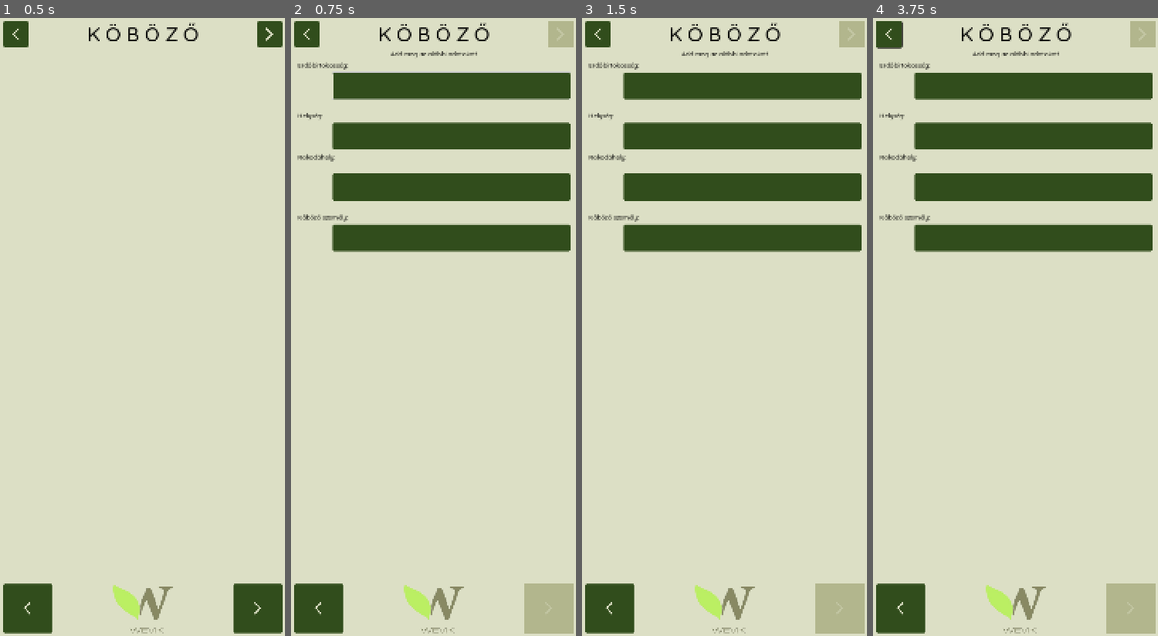
Above: before the commit, frames 1-4 (left to right).
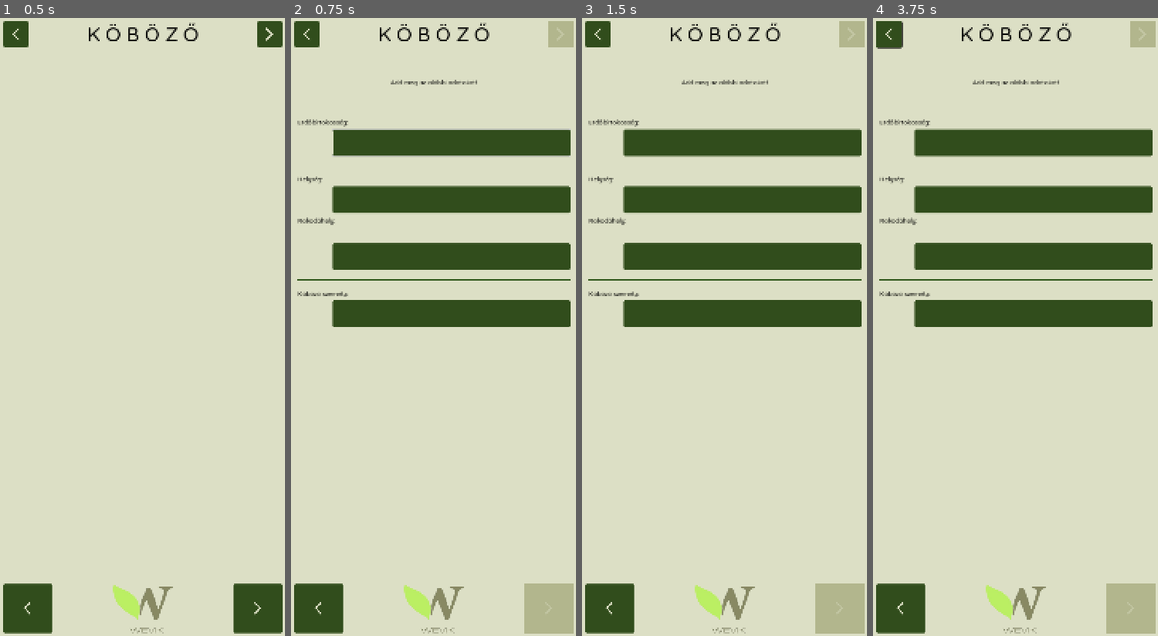
Above: after the commit, the same moments.

Repository: rolika/kob_g
Game: Godot game, scene res://main.tscn
Same seed, same stepped clock (60 frames per second), same inputs: the game is played once before the commit and once after it.
Inputs (mouse positions are in pixels of both pictures, inside the frame that each line leads up to):
- Up to frame 1 (0.5 s): no input
- Up to frame 2 (0.75 s): click (558, 36) at 0.52 s
- Up to frame 3 (1.5 s): click (724, 605) at 1.25 s
- Up to frame 4 (3.75 s): click (1015, 605) at 2 s; click (1015, 605) at 2.75 s; click (890, 36) at 3.52 s

Frame 1 is identical in both runs. In frame 2, 19% of the frame differs, in the area x 2-99%, y 5-50%; in frame 3, 19%; in frame 4, 19%.

Commit message:
add separators to subtitle

Diff:
--- a/scenes/session.tscn
+++ b/scenes/session.tscn
@@ -1,6 +1,8 @@
-[gd_scene load_steps=3 format=3 uid="uid://b2ac32l5q465y"]
+[gd_scene load_steps=4 format=3 uid="uid://b2ac32l5q465y"]
 
 [ext_resource type="Script" uid="uid://c8l31np11m5oh" path="res://scripts/session.gd" id="1_wfdo7"]
+
+[sub_resource type="StyleBoxEmpty" id="StyleBoxEmpty_wfdo7"]
 
 [sub_resource type="StyleBoxLine" id="StyleBoxLine_wfdo7"]
 color = Color(0.192157, 0.345098, 0.109804, 1)
@@ -17,12 +19,22 @@
 layout_mode = 2
 theme_override_constants/separation = 8
 
+[node name="HSeparator4" type="HSeparator" parent="VBoxContainer"]
+layout_mode = 2
+theme_override_constants/separation = 64
+theme_override_styles/separator = SubResource("StyleBoxEmpty_wfdo7")
+
 [node name="SubtitleLabel" type="Label" parent="VBoxContainer"]
 layout_mode = 2
 size_flags_vertical = 1
 text = "Add meg az alábbi adatokat!"
 horizontal_alignment = 1
 vertical_alignment = 1
+
+[node name="HSeparator5" type="HSeparator" parent="VBoxContainer"]
+layout_mode = 2
+theme_override_constants/separation = 64
+theme_override_styles/separator = SubResource("StyleBoxEmpty_wfdo7")
 
 [node name="Label" type="Label" parent="VBoxContainer"]
 layout_mode = 2
@@ -37,7 +49,7 @@
 
 [node name="HSeparator" type="HSeparator" parent="VBoxContainer"]
 layout_mode = 2
-theme_override_constants/separation = 16
+theme_override_constants/separation = 32
 theme_override_styles/separator = SubResource("StyleBoxLine_wfdo7")
 
 [node name="Label2" type="Label" parent="VBoxContainer"]
@@ -59,7 +71,7 @@
 
 [node name="HSeparator2" type="HSeparator" parent="VBoxContainer"]
 layout_mode = 2
-theme_override_constants/separation = 16
+theme_override_constants/separation = 32
 theme_override_styles/separator = SubResource("StyleBoxLine_wfdo7")
 
 [node name="SiteLineEdit" type="LineEdit" parent="VBoxContainer"]
@@ -72,7 +84,7 @@
 
 [node name="HSeparator3" type="HSeparator" parent="VBoxContainer"]
 layout_mode = 2
-theme_override_constants/separation = 16
+theme_override_constants/separation = 32
 theme_override_styles/separator = SubResource("StyleBoxLine_wfdo7")
 
 [node name="Label4" type="Label" parent="VBoxContainer"]
